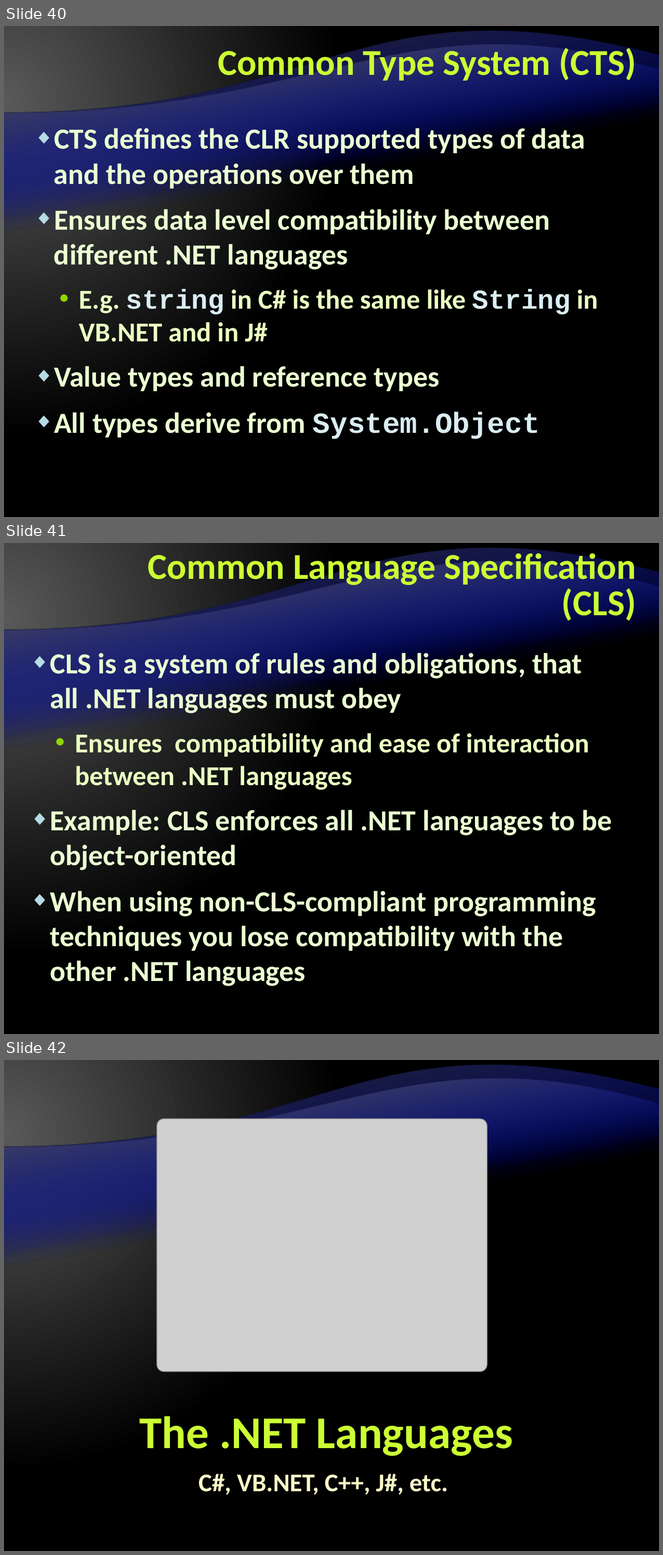
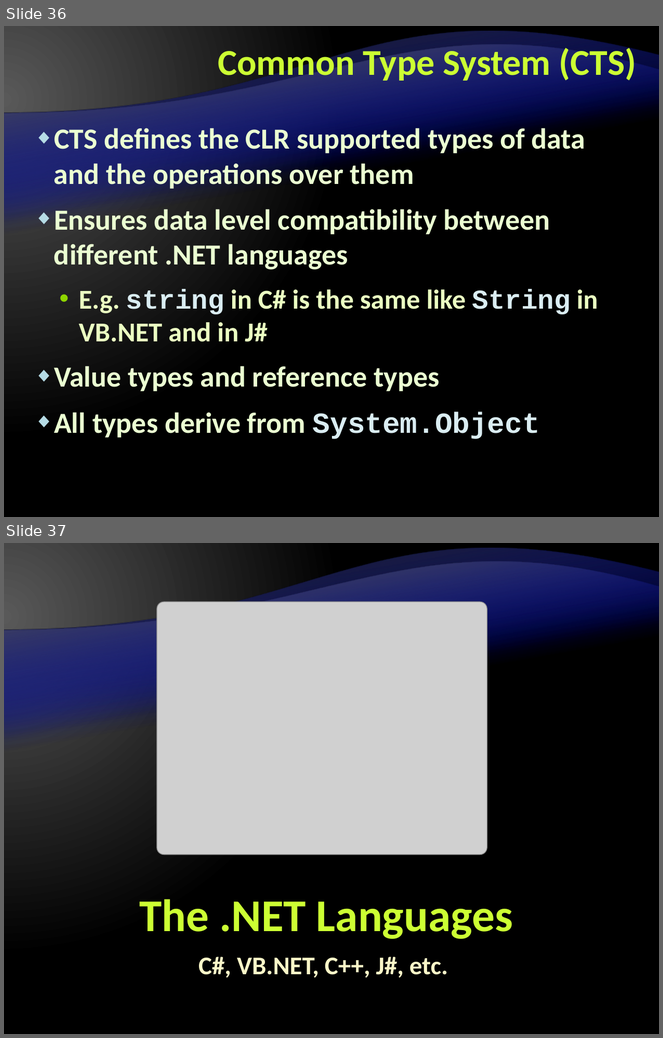
Before and after one commit to Lockheed01/aspnet-mvc-course, a slide deck: Lectures/1. .NET Framework Overview/.NET Framework Overview.pptx. Shown one above the other, each under a label of ours: slides 40, 41 and 42 before the commit, slides 36 and 37 after it. The pictures are 663x1555 and 663x1038 pixels, drawn with LibreOffice and Linux fonts; fonts in the diff are those of the drawing; grey boxes stand for pictures; background and template pictures are left out. Boxes give left, top, right and bottom in pixels: in the first picture for what was removed or moved away, otherwise in the second. Text is boxed around its words. In the diff, an @@ line names an element or a change of style, - is before the commit and + after.

```diff
--- a/Lectures/1. .NET Framework Overview/.NET Framework Overview.pptx
+++ b/Lectures/1. .NET Framework Overview/.NET Framework Overview.pptx
@@ slide 41 removed at box(4, 543, 659, 1034), background gradient #595959 to #000000; not listed: 4 template elements that a slide beside it also shows @@
@@ title removed at box(148, 549, 636, 621) @@
-Common Language Specification (CLS)
@@ text removed at box(50, 649, 612, 987) @@
-◆ CLS is a system of rules and obligations, that all .NET languages must obey
-  • Ensures compatibility and ease of interaction between .NET languages
-◆ Example: CLS enforces all .NET languages to be object-oriented
-◆ When using non-CLS-compliant programming techniques you lose compatibility with the other .NET languages
@@ what was slide 40 is now slide 36 @@
@@ what was slide 42 is now slide 37 @@
```
Also in this commit, not shown: 1 slide added, 5 other slides removed.
